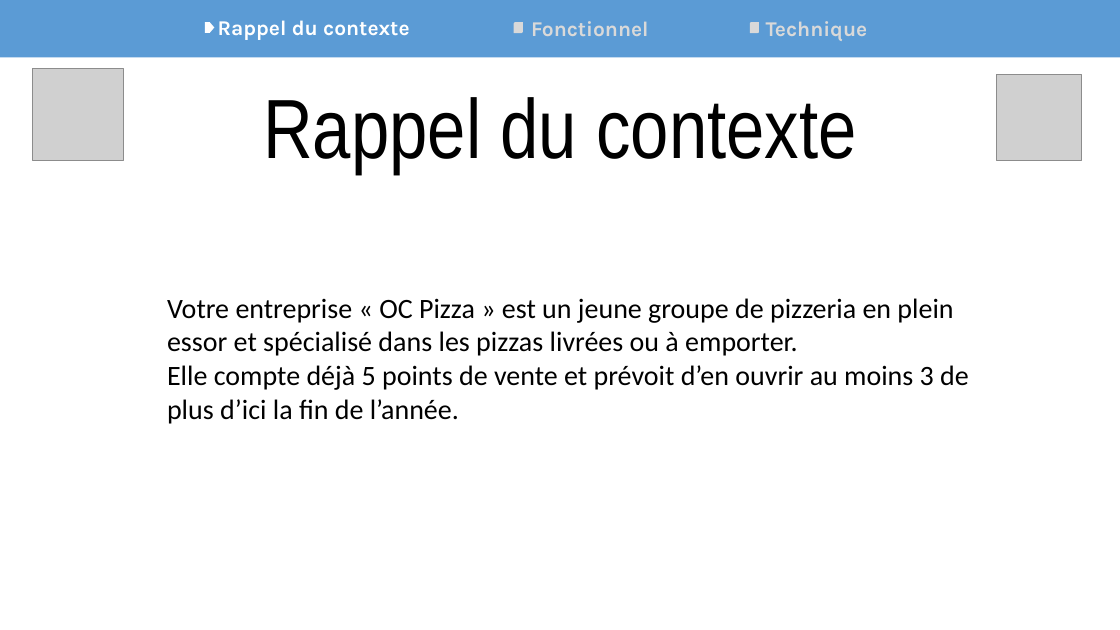
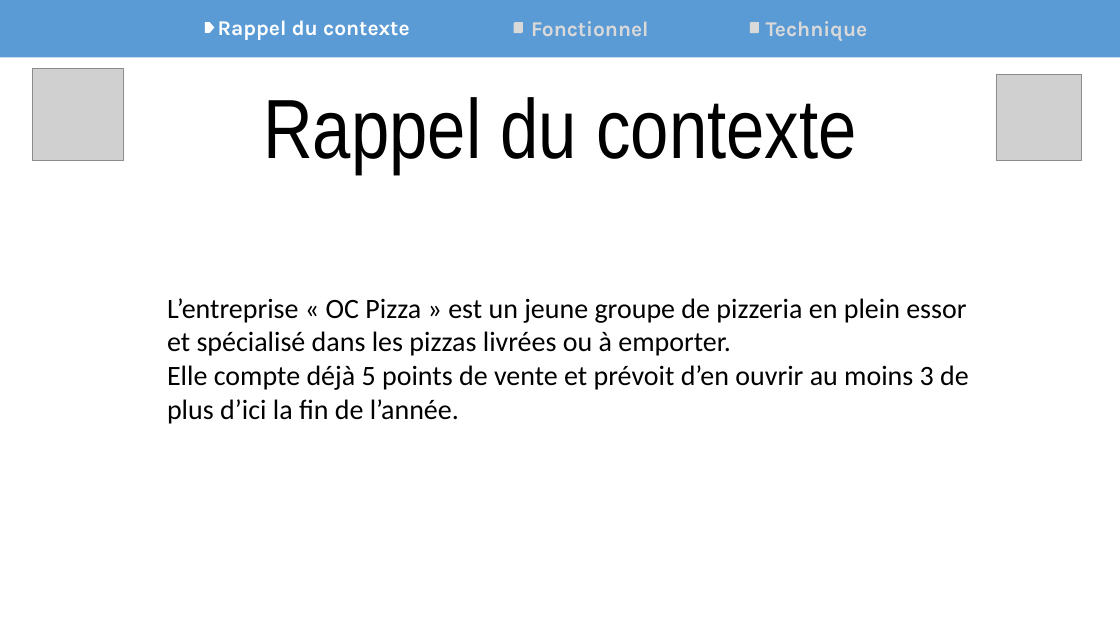
Before and after one commit to Synkied/OC_Projet-6, a slide deck: slide 2 of Projet6_OCPizza_Arguments.pptx. Drawn at 1120x630 pixels with LibreOffice and Linux fonts; fonts in the diff are those of the drawing; grey boxes stand for pictures. Boxes give left, top, right and bottom in pixels: in the first picture for what was removed or moved away, otherwise in the second. Text is boxed around its words. In the diff, an @@ line names an element or a change of style, - is before the commit and + after.

```diff
--- a/Projet6_OCPizza_Arguments.pptx
+++ b/Projet6_OCPizza_Arguments.pptx
@@ text at (167,298,966,356): text changed @@
-Votre entreprise « OC Pizza » est un jeune groupe de pizzeria en plein essor et spécialisé dans les pizzas livrées ou à emporter.
+L’entreprise « OC Pizza » est un jeune groupe de pizzeria en plein essor et spécialisé dans les pizzas livrées ou à emporter.
```
Also in this commit, not shown: 4 other slides changed, 4 slides added, 6 slides removed, 49 other files.
